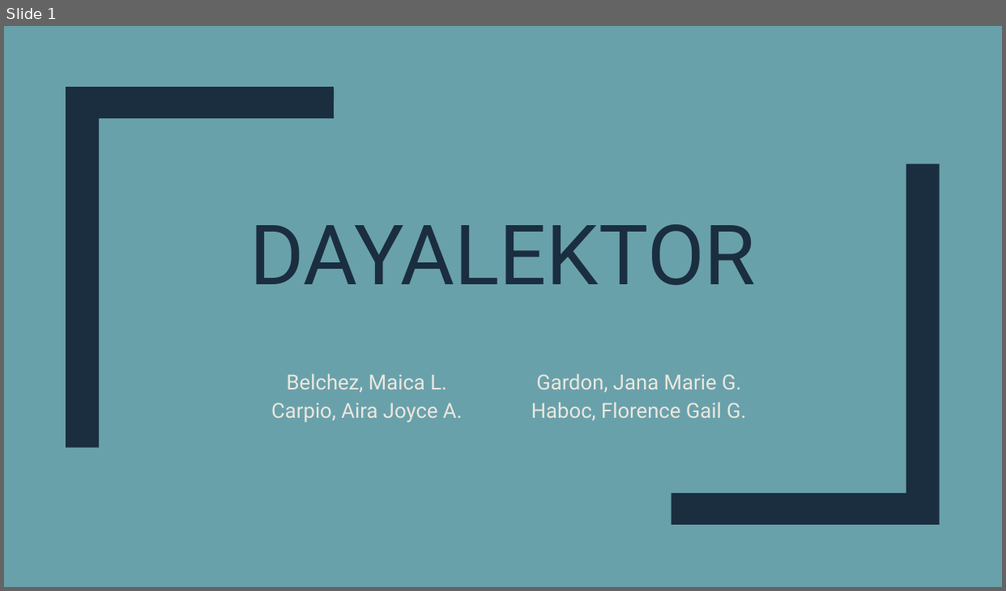
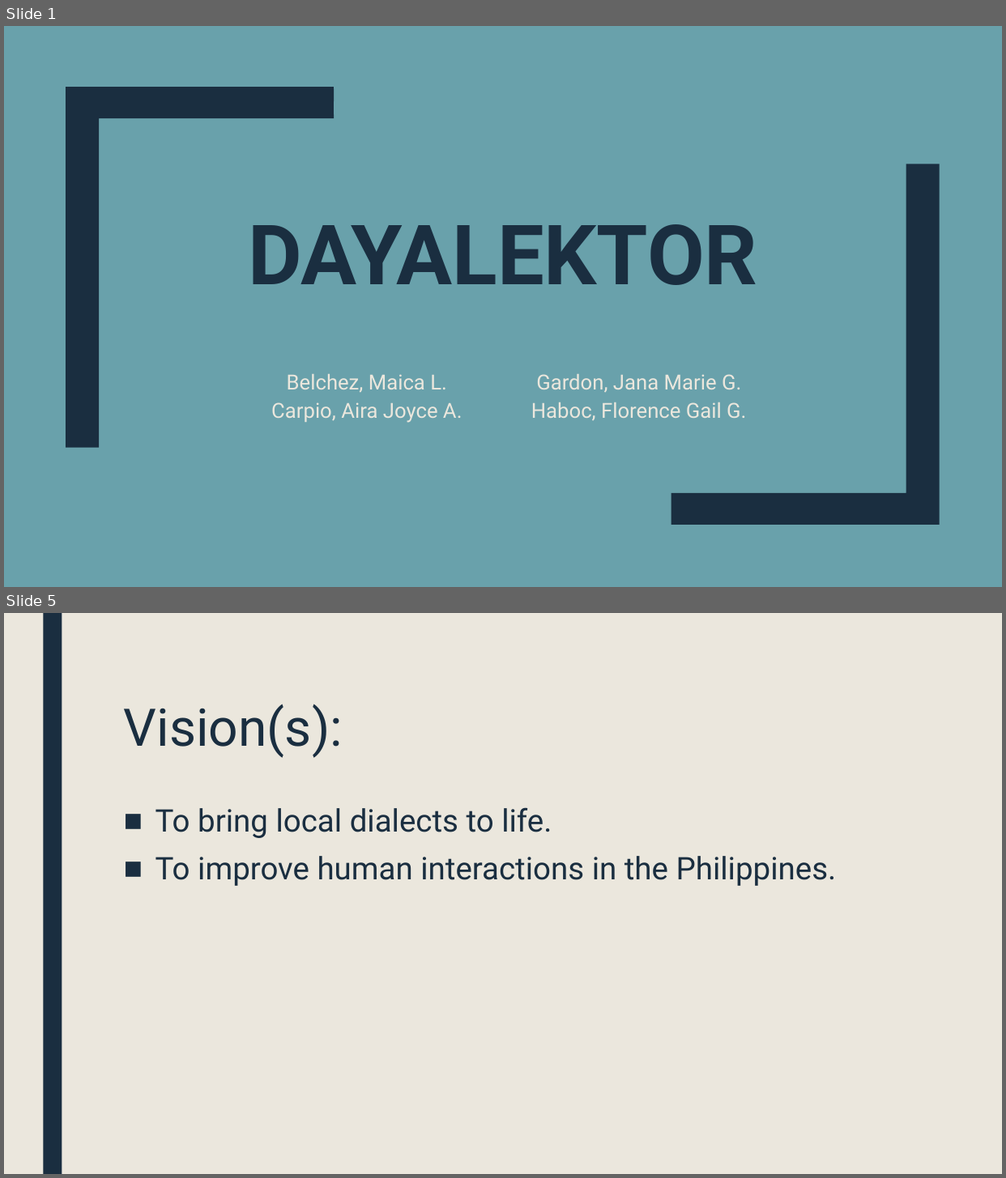
Before and after one commit to mlbelchez/Project---TENTREP, a slide deck: Presentation/PPT/Presentation 2.pptx. Shown one above the other, each under a label of ours: slide 1 before the commit, slides 1 and 5 after it; the slides between them are not shown. The pictures are 1006x591 and 1006x1178 pixels, drawn with LibreOffice and Linux fonts; fonts in the diff are those of the drawing. Boxes give left, top, right and bottom in pixels: in the first picture for what was removed or moved away, otherwise in the second. Text is boxed around its words. In the diff, an @@ line names an element or a change of style, - is before the commit and + after.

```diff
--- a/Presentation/PPT/Presentation 2.pptx
+++ b/Presentation/PPT/Presentation 2.pptx
@@ slide 5 added at (x1=4, y1=613, x2=1002, y2=1174), background #EBE7DD @@
@@ rectangle added at (x1=43, y1=613, x2=62, y2=1174), fill #1A2E40 @@
@@ title added at (x1=124, y1=704, x2=343, y2=758), 50 pt, text #1A2E40 @@
+Vision(s):
@@ text added at (x1=155, y1=807, x2=837, y2=886), 30 pt, text #1A2E40 @@
+■ To bring local dialects to life.
+■ To improve human interactions in the Philippines.
@@ slide 1 changed as well @@
@@ title "DAYALEKTOR" at (x1=248, y1=224, x2=757, y2=285): bold on @@
```
Also in this commit, not shown: 6 other slides added.
